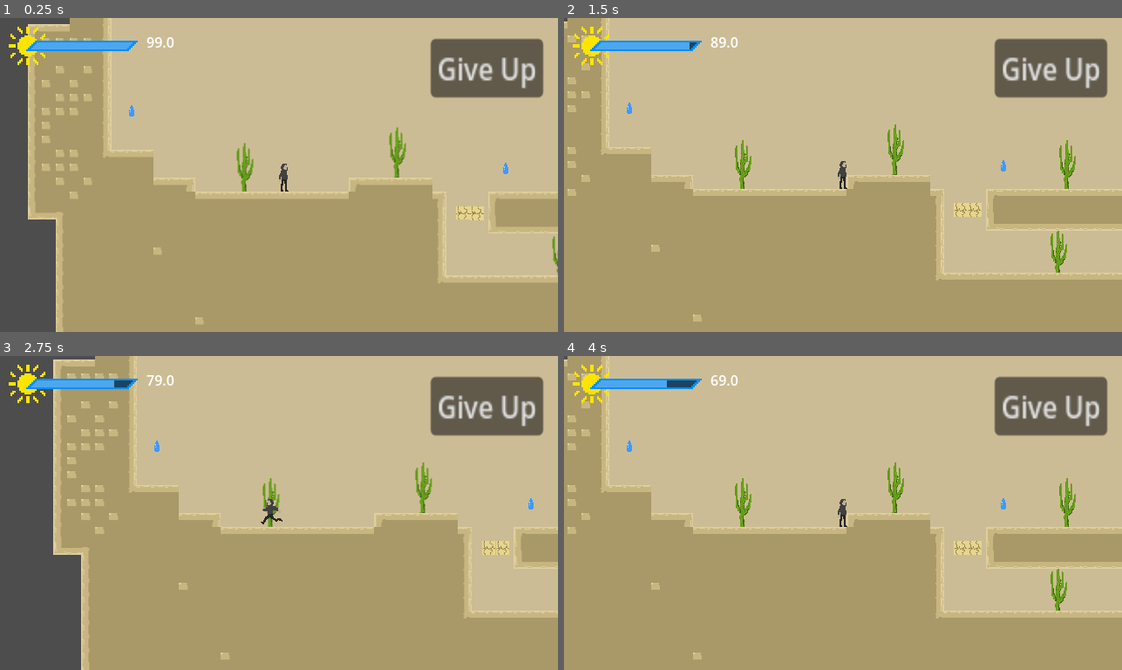
Above: before the commit, frames 1-4 (two rows, left to right).
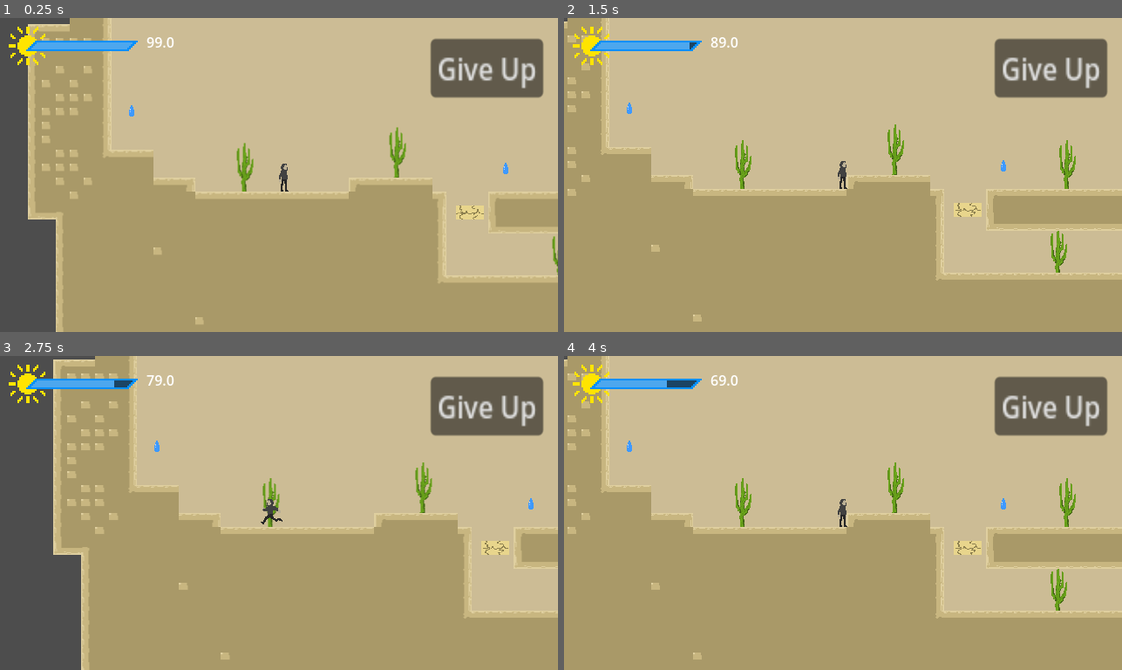
Above: after the commit, the same moments.

Repository: Aterlone/MasseyGameJam
Game: Godot game, scene res://main.tscn
The game is run twice, just before and just after one commit, with the same random seed, the same clock (stepped at 60 frames per second) and the same inputs.
Inputs:
- Up to frame 1 (0.25 s): no input
- Up to frame 2 (1.5 s): tap Enter (ui_accept) at 0.5, 0.77 s; hold Right (ui_right) from 0.53 s (still down)
- Up to frame 3 (2.75 s): tap Enter (ui_accept) at 1.52 s; release Right (ui_right) at 2.03 s; hold Left (ui_left) from 2.03 s (still down)
- Up to frame 4 (4 s): release Left (ui_left) at 2.78 s; hold Right (ui_right) from 2.78 s (still down); tap Enter (ui_accept) at 3.02, 3.77 s

The runs differ from the first frame. In frame 1, less than 0.1% of the frame differs, in the area x 81-87%, y 59-65%; in frame 2, less than 0.1%; in frame 3, less than 0.1%, in the area x 86-92%, y 58-64%; in frame 4, less than 0.1%.

Commit message:
animated collapsing platform

Diff:
--- a/Misc/collapsPlatform.gd
+++ b/Misc/collapsPlatform.gd
@@ -1,26 +1,30 @@
-extends Area2D
+extends Node2D
 
 var time = 1
 
 func _ready():
 	set_process(false)
 
-func _process(delta):
-	time+=1
-	$"../StaticBody2D/Sprite2D".position += Vector2(0, sin(time)*2)
+#func _process(delta):
+	#time+=1
+	#$"../StaticBody2D/Sprite2D".position += Vector2(0, sin(time)*2)
 
-func _on_area_entered(area: Area2D) -> void:
+
+func _on_break_timer_timeout() -> void:
+	get_node("StaticBody2D/CollisionShape2D").disabled = true
+	set_process(false)
+	#HOW LONG THE PLATFORM TAKES TO RESPAWN
+	$restoreTimer.start(5.0)
+
+func _on_restore_timer_timeout() -> void:
+	get_node("StaticBody2D/CollisionShape2D").disabled = false
+	$AnimationPlayer.play("Reform")
+
+
+func _on_area_2d_area_entered(area: Area2D) -> void:
+	if !$breakTimer.is_stopped():
+		return
 	set_process(true)
 	#HOW LONG THE PLATFORM TAKES TO BREAK
-	$"../breakTimer".start(1)
-
-func _on_break_timer_timeout() -> void:
-	get_node("../StaticBody2D/Sprite2D").visible = false
-	get_node("../StaticBody2D/CollisionShape2D").disabled = true
-	set_process(false)
-	#HOW LONG THE PLATFORM TAKES TO RESPAWN
-	$"../restoreTimer".start(5.0)
-
-func _on_restore_timer_timeout() -> void:
-	get_node("../StaticBody2D/Sprite2D").visible = true
-	get_node("../StaticBody2D/CollisionShape2D").disabled = false
+	$breakTimer.start(1)
+	$AnimationPlayer.play("Crumble")
--- a/Misc/collapsPlatform.tscn
+++ b/Misc/collapsPlatform.tscn
@@ -1,48 +1,137 @@
-[gd_scene load_steps=5 format=3 uid="uid://ckjlo8mtlnnps"]
+[gd_scene load_steps=9 format=3 uid="uid://ckjlo8mtlnnps"]
 
 [ext_resource type="Texture2D" uid="uid://c05o1qy3qw4sp" path="res://tiles/collapse.png" id="1_jjcuo"]
 [ext_resource type="Script" uid="uid://dsgc8jll126nt" path="res://Misc/collapsPlatform.gd" id="2_5ovwm"]
 
 [sub_resource type="RectangleShape2D" id="RectangleShape2D_5ovwm"]
-size = Vector2(48.4849, 48.4849)
+size = Vector2(32, 16)
 
 [sub_resource type="RectangleShape2D" id="RectangleShape2D_xyoml"]
 size = Vector2(32, 4)
 
+[sub_resource type="Animation" id="Animation_5ovwm"]
+resource_name = "Crumble"
+length = 3.0
+tracks/0/type = "value"
+tracks/0/imported = false
+tracks/0/enabled = true
+tracks/0/path = NodePath("StaticBody2D/Sprite2D2:position")
+tracks/0/interp = 1
+tracks/0/loop_wrap = true
+tracks/0/keys = {
+"times": PackedFloat32Array(0, 0.1, 0.2, 0.3, 0.4, 0.5, 0.8, 1),
+"transitions": PackedFloat32Array(1, 1, 1, 1, 1, 1, 1, 1),
+"update": 0,
+"values": [Vector2(-2, 0), Vector2(2, 0), Vector2(-2, 0), Vector2(1, 0), Vector2(-1, 0), Vector2(0, 0), Vector2(0, 0), Vector2(0, 8)]
+}
+tracks/1/type = "value"
+tracks/1/imported = false
+tracks/1/enabled = true
+tracks/1/path = NodePath("StaticBody2D/Sprite2D2:modulate")
+tracks/1/interp = 1
+tracks/1/loop_wrap = true
+tracks/1/keys = {
+"times": PackedFloat32Array(0.8, 1),
+"transitions": PackedFloat32Array(1, 1),
+"update": 0,
+"values": [Color(1, 1, 1, 1), Color(1, 1, 1, 0)]
+}
+
+[sub_resource type="Animation" id="Animation_xyoml"]
+length = 0.001
+tracks/0/type = "value"
+tracks/0/imported = false
+tracks/0/enabled = true
+tracks/0/path = NodePath("StaticBody2D/Sprite2D2:position")
+tracks/0/interp = 1
+tracks/0/loop_wrap = true
+tracks/0/keys = {
+"times": PackedFloat32Array(0),
+"transitions": PackedFloat32Array(1),
+"update": 0,
+"values": [Vector2(0, 0)]
+}
+tracks/1/type = "value"
+tracks/1/imported = false
+tracks/1/enabled = true
+tracks/1/path = NodePath("StaticBody2D/Sprite2D2:modulate")
+tracks/1/interp = 1
+tracks/1/loop_wrap = true
+tracks/1/keys = {
+"times": PackedFloat32Array(0),
+"transitions": PackedFloat32Array(1),
+"update": 0,
+"values": [Color(1, 1, 1, 1)]
+}
+
+[sub_resource type="Animation" id="Animation_bd7xo"]
+resource_name = "Reform"
+length = 0.2
+tracks/0/type = "value"
+tracks/0/imported = false
+tracks/0/enabled = true
+tracks/0/path = NodePath("StaticBody2D/Sprite2D2:position")
+tracks/0/interp = 1
+tracks/0/loop_wrap = true
+tracks/0/keys = {
+"times": PackedFloat32Array(-5.96046e-08, 0.2),
+"transitions": PackedFloat32Array(1, 1),
+"update": 0,
+"values": [Vector2(0, 8), Vector2(0, 0)]
+}
+tracks/1/type = "value"
+tracks/1/imported = false
+tracks/1/enabled = true
+tracks/1/path = NodePath("StaticBody2D/Sprite2D2:modulate")
+tracks/1/interp = 1
+tracks/1/loop_wrap = true
+tracks/1/keys = {
+"times": PackedFloat32Array(-5.96046e-08, 0.2),
+"transitions": PackedFloat32Array(1, 1),
+"update": 0,
+"values": [Color(1, 1, 1, 0), Color(1, 1, 1, 1)]
+}
+
+[sub_resource type="AnimationLibrary" id="AnimationLibrary_xyoml"]
+_data = {
+&"Crumble": SubResource("Animation_5ovwm"),
+&"RESET": SubResource("Animation_xyoml"),
+&"Reform": SubResource("Animation_bd7xo")
+}
+
 [node name="CollapsPlatform" type="Node2D"]
+texture_filter = 1
+script = ExtResource("2_5ovwm")
 
 [node name="StaticBody2D" type="StaticBody2D" parent="."]
-scale = Vector2(0.66, 0.33)
 
 [node name="Sprite2D2" type="Sprite2D" parent="StaticBody2D"]
-position = Vector2(12.2424, 0.243036)
-scale = Vector2(0.5, 1.01013)
-texture = ExtResource("1_jjcuo")
-
-[node name="Sprite2D" type="Sprite2D" parent="StaticBody2D"]
-position = Vector2(-12, 0.121212)
-scale = Vector2(0.5, 1.00505)
+scale = Vector2(0.666667, 0.333333)
 texture = ExtResource("1_jjcuo")
 
 [node name="CollisionShape2D" type="CollisionShape2D" parent="StaticBody2D"]
-position = Vector2(-7.2248e-07, -7.2248e-07)
 shape = SubResource("RectangleShape2D_5ovwm")
 
 [node name="Area2D" type="Area2D" parent="."]
 collision_mask = 2
-script = ExtResource("2_5ovwm")
 
 [node name="CollisionShape2D" type="CollisionShape2D" parent="Area2D"]
 position = Vector2(0, -9)
 shape = SubResource("RectangleShape2D_xyoml")
 
 [node name="breakTimer" type="Timer" parent="."]
-wait_time = 2.0
+wait_time = 0.8
 one_shot = true
 
 [node name="restoreTimer" type="Timer" parent="."]
+wait_time = 3.0
 one_shot = true
 
-[connection signal="area_entered" from="Area2D" to="Area2D" method="_on_area_entered"]
-[connection signal="timeout" from="breakTimer" to="Area2D" method="_on_break_timer_timeout"]
-[connection signal="timeout" from="restoreTimer" to="Area2D" method="_on_restore_timer_timeout"]
+[node name="AnimationPlayer" type="AnimationPlayer" parent="."]
+libraries = {
+&"": SubResource("AnimationLibrary_xyoml")
+}
+
+[connection signal="area_entered" from="Area2D" to="." method="_on_area_2d_area_entered"]
+[connection signal="timeout" from="breakTimer" to="." method="_on_break_timer_timeout"]
+[connection signal="timeout" from="restoreTimer" to="." method="_on_restore_timer_timeout"]
Not shown, added: Misc/gate.png.import
